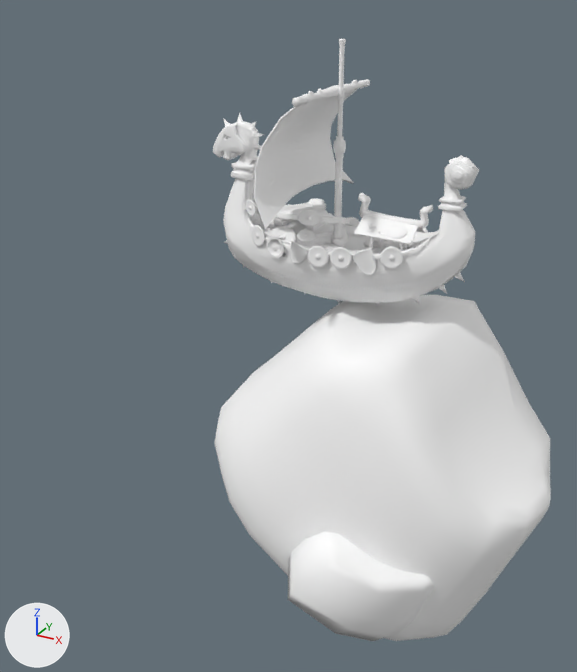
Before and after pictures for a commit that changed the FBX model Assets/Models/Ships/viking_ship.fbx.
The view is the same before and after, from a 50 mm camera at (0.0659, -0.1459, 0.0569) aimed at (-0.0056, -0.0157, -0.0082). Arrows for +X, +Y and +Z are at lower left; the lights stay in place. Where no turn or scale is listed for an object, it has been applied to the vertices.

The first picture shows 'iceberg2', 'viking_ship', 'viking_ship_cannon21'.
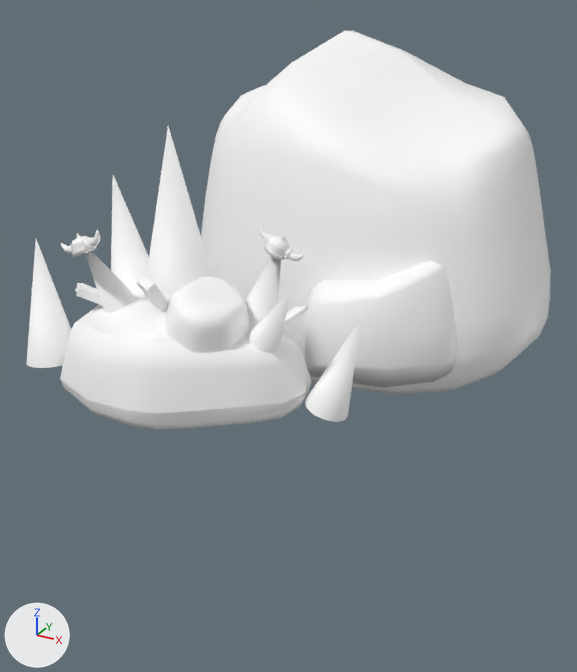
Location of each change, (x1, y1, x2, y2) in pixels of the pictures (577 x 672 px):
'iceberg2', moved, turned
    before: (215, 295, 551, 641)
    after: (201, 31, 551, 395)
'viking_iceberg1', added
    after: (26, 126, 361, 430)
'viking_ship', deleted
    before: (213, 39, 479, 308)
'viking_ship_cannon21', unchanged, covered by the edit
    before: (237, 198, 350, 248)

The change, as a diff of the scene's bpy script:
```diff
--- a/Assets/Models/Ships/viking_ship.fbx.py
+++ b/Assets/Models/Ships/viking_ship.fbx.py
@@ mat_lambert6 @@
+mat_lambert6 = principled_material('lambert6')
+mat_lambert6.base_color = (1.0, 1.0, 1.0)  # white #ffffff
@@ me_mesh_003 @@
+me_mesh_003.from_pydata(...)  # 1176 vertices, 1158 faces; spans x -0.0287..0.0287, y -0.0156..0.0156, z -0.021..0.021
+me_mesh_003.materials.append(mat_lambert6)  # white #ffffff
@@ ob_viking_ship @@
-ob_viking_ship = bpy.data.objects.new('viking_ship', me_mesh_002)
-ob_viking_ship.location = (-0.0025, -0.0006, 0.0209)
@@ ob_iceberg2 @@
 ob_iceberg2 = bpy.data.objects.new('iceberg2', me_mesh)
-ob_iceberg2.location = (0.0021, -0.0028, -0.059)
-ob_iceberg2.rotation_euler = (1.571, 0.595, 0.0)  # degrees (90, 34, 0)
+ob_iceberg2.location = (0.0085, -0.0028, -0.0088)
+ob_iceberg2.rotation_euler = (1.571, -0.0322, 0.000151)  # degrees (90, -1.8, 0)
 ob_iceberg2.scale = (0.01, 0.01, 0.01)
@@ ob_viking_iceberg1 @@
+ob_viking_iceberg1 = bpy.data.objects.new('viking_iceberg1', me_mesh_003)
+ob_viking_iceberg1.location = (-0.0048, -0.0526, 0.0179)
```
